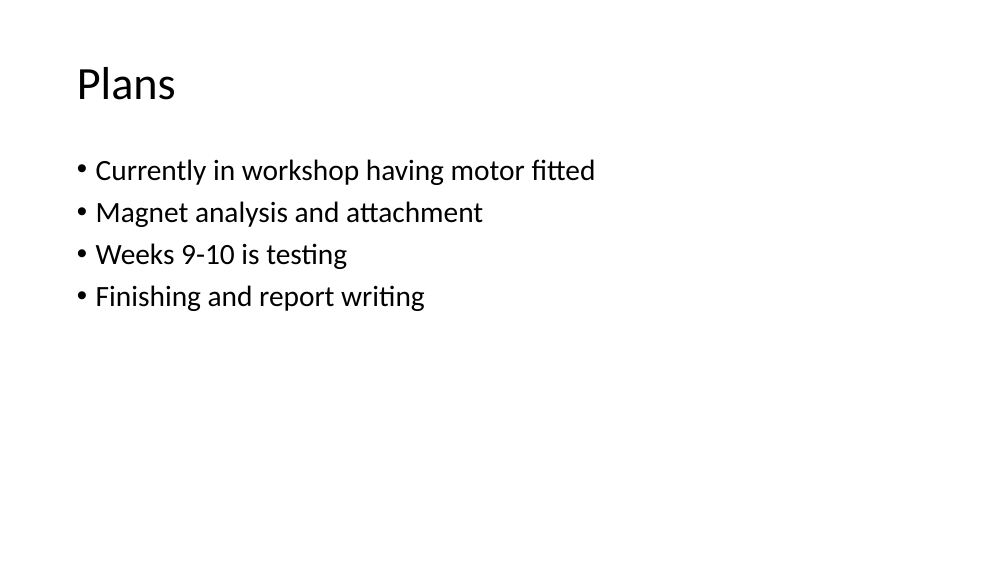
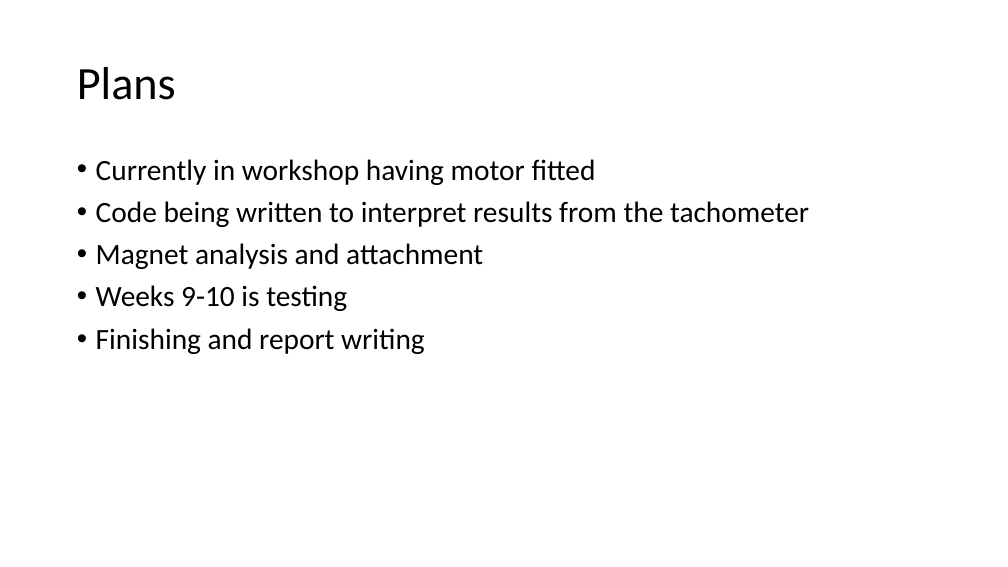
Before and after one commit to CharlotteElle/GyroProject, a slide deck: slide 5 of Project Presentation.pptx (slide 4 before the commit). Drawn at 1008x567 pixels with LibreOffice and Linux fonts; fonts in the diff are those of the drawing. Boxes give left, top, right and bottom in pixels: in the first picture for what was removed or moved away, otherwise in the second. Text is boxed around its words. In the diff, an @@ line names an element or a change of style, - is before the commit and + after.

```diff
--- a/Project Presentation.pptx
+++ b/Project Presentation.pptx
@@ text at (96, 201, 809, 227): paragraph added @@
+• Code being written to interpret results from the tachometer
```
Also in this commit, not shown: 3 other slides changed, 2 slides added, 1 slide removed.
